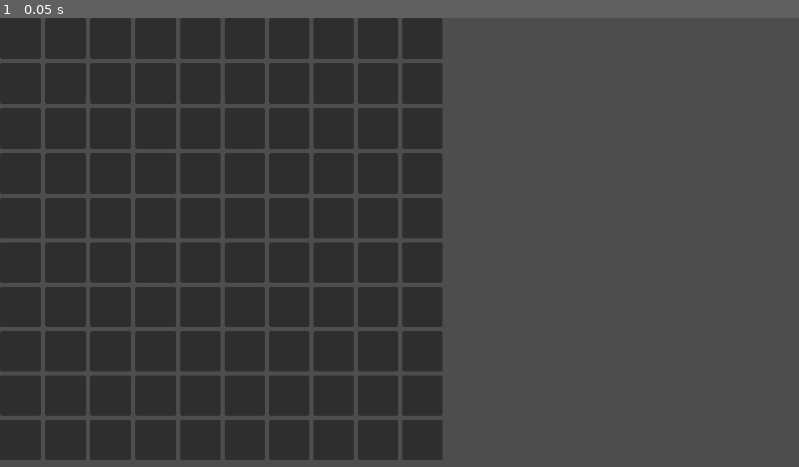
Above: before the commit, frame 1.
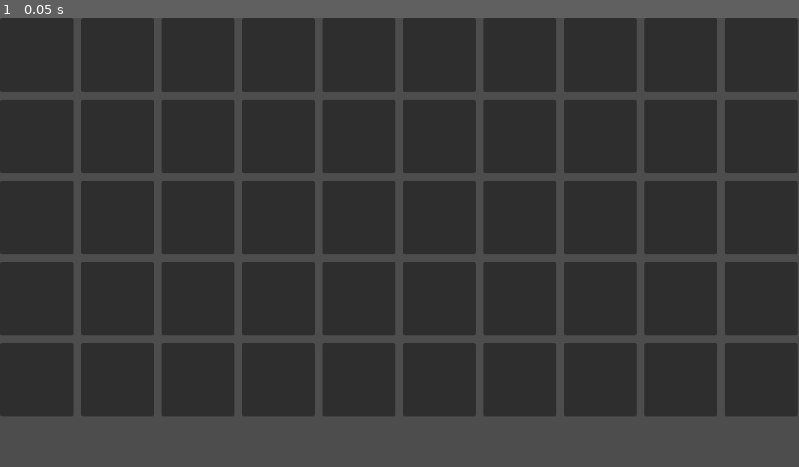
Above: after the commit, the same moment.

Repository: TheSentry/Bagpacking
Game: Godot game, scene res://inventory/inventory_grid/inventory_grid.tscn
Two runs of this game, one before a commit and one after it. Both use one fixed random seed, a clock stepped at 60 frames per second and the inputs below. This scene is started directly instead of the project's main scene.
Inputs:
- Up to frame 1 (0.05 s): no input

The runs differ from the first frame. In frame 1, 50% of the frame differs, in the area x 0-100%, y 0-99%.

Commit message:
bugfix calculation of margin container size

Diff:
--- a/inventory/inventory_grid/inventory_grid.gd
+++ b/inventory/inventory_grid/inventory_grid.gd
@@ -31,11 +31,13 @@
 
 
 		var tile_size = int(min(size.x / columns,size.y / rows))
+		margin_container.size = Vector2(tile_size*(columns),tile_size*(rows))
+
 		var seperation = int(max(1,tile_size*0.1))
 		tile_size = tile_size-seperation
 
 		slots.add_theme_constant_override("h_separation", seperation)
 		slots.add_theme_constant_override("v_separation", seperation)
-		margin_container.size = Vector2(tile_size*(columns+1),tile_size*(rows+1))
+
 		for slot in get_tree().get_nodes_in_group("inventory_slot"):
 			slot.set_tile_size(tile_size)
--- a/inventory/inventory_grid/inventory_grid.tscn
+++ b/inventory/inventory_grid/inventory_grid.tscn
@@ -11,7 +11,6 @@
 grow_horizontal = 2
 grow_vertical = 2
 script = ExtResource("1_8kcdc")
-rows = 10
 slot_scence = ExtResource("2_teo60")
 
 [node name="MarginContainer" type="MarginContainer" parent="."]
